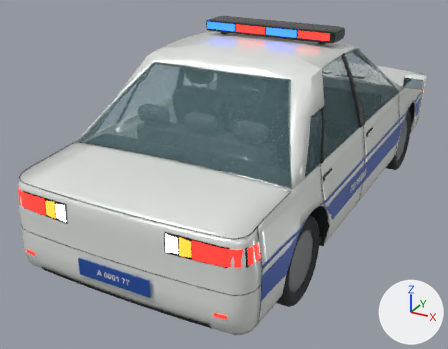
A saved change to the FBX model Assets/DrivingSchool/Art/Vehicles/DS_Police_A_Traffic.fbx.
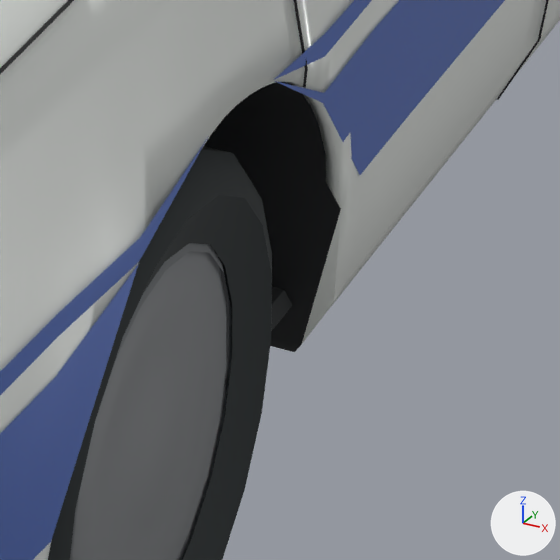
The first picture shows the older version from a camera (50 mm lens) standing at (2.07, -4.62, 2.47) and looking at (-0.27, -0.37, 0.35). The close-ups show the older and then the newer version on the part from 62% to 81% of the width and 55% to 80% of the height of that picture. Only the edits that show in the close-ups are written down. Every picture has the same lights, and +X, +Y and +Z are marked at lower right. Where no turn or scale is listed for an object, it has been applied to the vertices.

In view in the first close-up: 'Cabin_Floor', 'Door_Rear_R', 'Fender_Rear_R', 'PanelGaps', 'Stripe_Blue_R', 'Stripe_Thin_R', 'Trunk', 'Wheel_RR_Cap', 'Wheel_RR_Rim', 'Wheel_RR_Tyre', 'Wheelhouse_Rear_R' and 1 more.
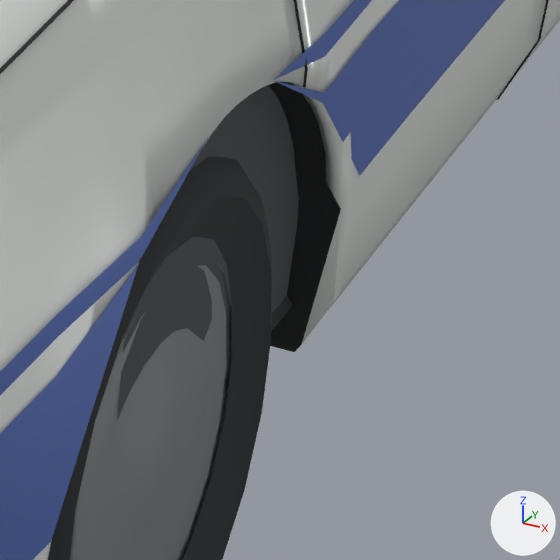
What changed in the scene script:
```text
Add me_cabin_sidelining_r_001:
    me_cabin_sidelining_r_001.from_pydata(...)  # 203 vertices, 168 faces; spans x 0.79..0.83, y -1.4..0.8, z 0.29..0.88
    me_cabin_sidelining_r_001.materials.append(mat_interior_graphite)  # dark grey #373e40
Add ob_cabin_sidelining_r:
    ob_cabin_sidelining_r = bpy.data.objects.new('Cabin_SideLining_R', me_cabin_sidelining_r_001)
    ob_cabin_sidelining_r.location = (0.0, 0.0, 0.0)
```

Changed parts and their boxes (x1, y1, x2, y2) in the close-ups (560 x 560 px):
'Cabin_SideLining_R', added: after (117, 85, 299, 421)
